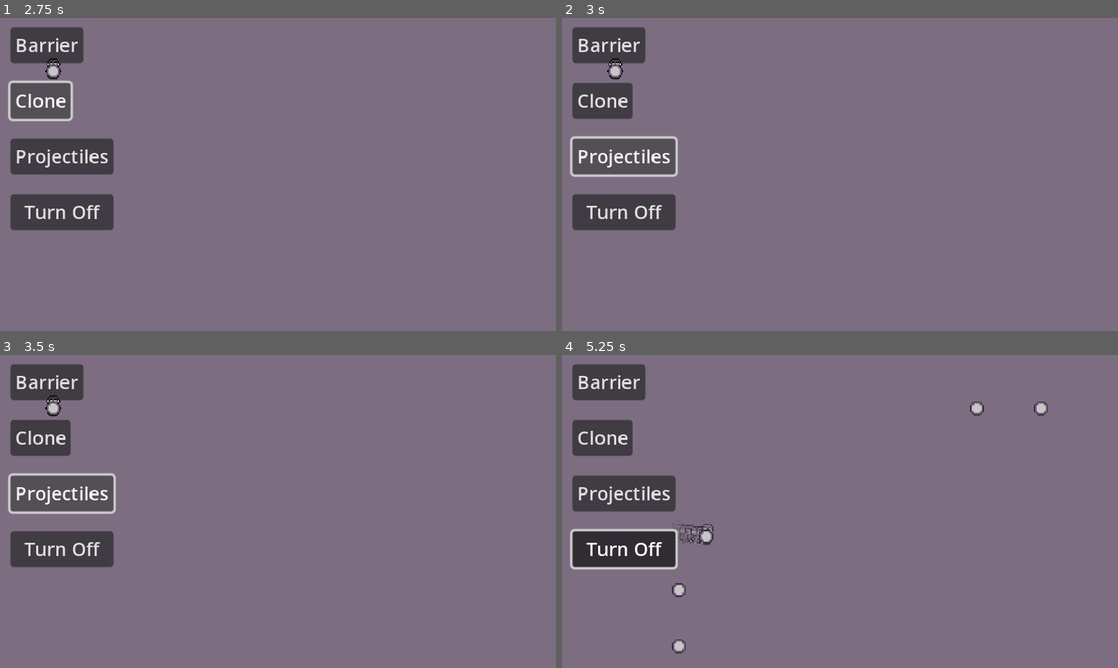
Above: before the commit, frames 1-4 (two rows, left to right).
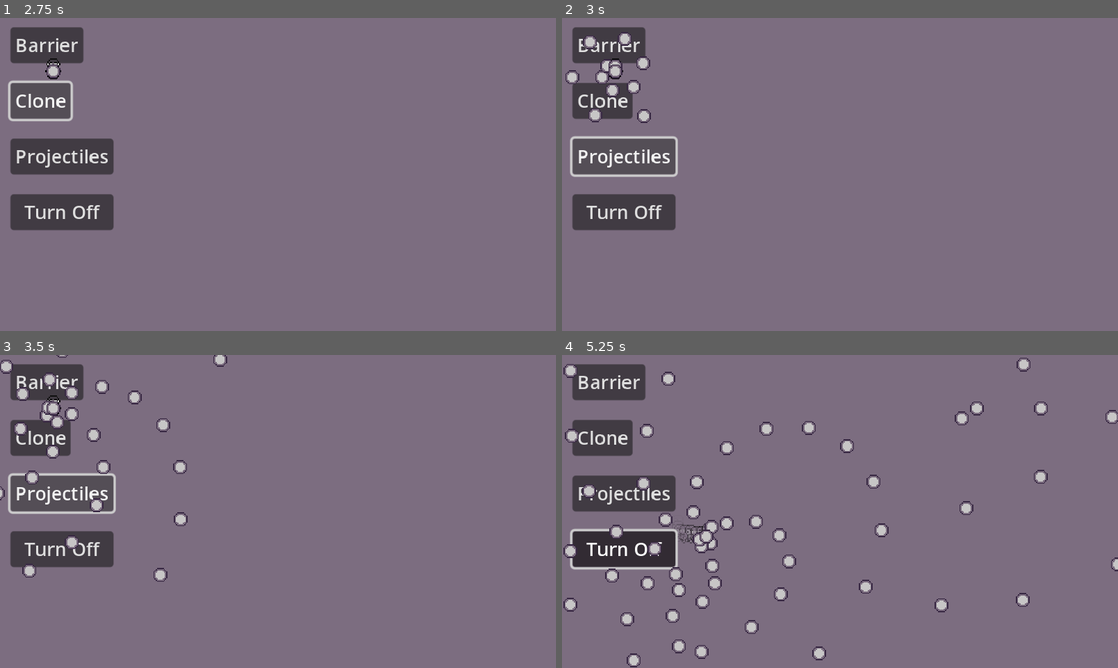
Above: after the commit, the same moments.

Repository: SantiagoBoscan07/Project-Cypher
Game: Godot game, scene res://Scenes/Menu/menu.tscn
The game is run twice, just before and just after one commit, with the same random seed, the same clock (stepped at 60 frames per second) and the same inputs.
Inputs (mouse positions are in pixels of both pictures, inside the frame that each line leads up to):
- Up to frame 1 (2.75 s): click "Play Game" at 0.5 s; click "Barrier" at 1.25 s; click "Clone" at 2 s
- Up to frame 2 (3 s): click "Projectiles" at 2.75 s
- Up to frame 3 (3.5 s): no input
- Up to frame 4 (5.25 s): tap Enter at 3.5 s; move the mouse to (962, 495) at 3.52 s; hold Right (moveRight) 3.53-4.28 s; hold Space (shoot) 3.53-4.28 s; click (962, 495) at 3.67 s; move the mouse to (728, 527) at 4.27 s; hold Down (moveDown) 4.28-5.03 s; tap Shift (dash) at 4.35 s; tap Space (shoot) at 4.55 s; move the mouse to (895, 442) at 5.02 s; hold Right (moveRight) from 5.03 s (still down); hold Space (shoot) from 5.03 s (still down); tap E (decipher) at 5.1 s

Frame 1 is identical in both runs. In frame 2, 0.7% of the frame differs, in the area x 0-16%, y 4-34%; in frame 3, 1.5%; in frame 4, 3.1%, in the area x 0-100%, y 0-100%.

Commit message:
BulletStorm From button
Bullet storm ability now works with the press of a button and is connected to the duration timer that makes it only run for 5 seconds

Diff:
--- a/project-cypher/Scenes/Player/player.tscn
+++ b/project-cypher/Scenes/Player/player.tscn
@@ -184,37 +184,43 @@
 var speed = 100
 var direction = Vector2.RIGHT
 @export var power_timer: Timer
+@export var durationTimer: Timer
 var canStorm: bool = true
 
 #func _physics_process(delta):
 	#position += direction * speed * delta
 
-func _read():
-	Signals.connect(\"startStorm\", start_storm)
+func _ready():
+	Signals.connect(\"startStorm\", timer)
 
 #func _physics_process(delta):
 #	if Input.is_action_pressed(\"shoot\") and canStorm:
-#		bullet_timer.start()
-#		canStorm = false
-#		while (bullet_timer.time_left > 0):
-#			start_storm(theta)
+#		start_storm(theta)
 
 func get_vector(angle):
 	theta = angle + alpha
 	return Vector2(cos(theta), sin(theta))
 
+
+
 func start_storm(angle):
-	power_timer.start()
 	var bullethell = bullethell.instantiate()
 	bullethell.position = bulletspawner.global_position
 	bullethell.direction = get_vector(angle)
 	get_tree().current_scene.call_deferred(\"add_child\", bullethell)
 
-func _on_shooting_timer_timeout() -> void:
-	canStorm = true
-
 func _on_bullet_storm_duration_timeout():
-	pass
+	power_timer.stop()
+
+
+func timer():
+	power_timer.start()
+	durationTimer.start()
+	start_storm(theta)
+
+
+func _on_bullet_storm_cooldown_timeout():
+	start_storm(theta)
 "
 
 [sub_resource type="RectangleShape2D" id="RectangleShape2D_f515h"]
@@ -344,12 +350,14 @@
 [node name="Barrier" type="Node2D" parent="Components/Power-Ups"]
 position = Vector2(14, 14)
 
-[node name="ProjectileSpawner" type="Area2D" parent="Components/Power-Ups" node_paths=PackedStringArray("bulletspawner")]
+[node name="ProjectileSpawner" type="Area2D" parent="Components/Power-Ups" node_paths=PackedStringArray("bulletspawner", "power_timer", "durationTimer")]
 position = Vector2(28, 28)
 script = SubResource("GDScript_owp3k")
 bullethell = ExtResource("2_jk383")
 alpha = 1.0
 bulletspawner = NodePath("../../../Body/Markers/ShootingPosition")
+power_timer = NodePath("../../../Timer/BulletStormCooldown")
+durationTimer = NodePath("../../../Timer/BulletStormDuration")
 
 [node name="projectile" type="Sprite2D" parent="Components/Power-Ups/ProjectileSpawner"]
 position = Vector2(-14, -14)
@@ -384,8 +392,12 @@
 wait_time = 0.05
 autostart = true
 
+[node name="BulletStormCooldown" type="Timer" parent="Timer"]
+wait_time = 0.01
+
 [node name="BulletStormDuration" type="Timer" parent="Timer"]
 wait_time = 5.0
+one_shot = true
 
 [node name="Debug" type="Control" parent="."]
 visible = false
@@ -409,4 +421,5 @@
 [connection signal="timeout" from="Timer/DashCooldown" to="Components/Moveset/Dash" method="_on_dash_cooldown_timeout"]
 [connection signal="timeout" from="Timer/DashDuration" to="Components/Moveset/Dash" method="_on_dash_duration_timeout"]
 [connection signal="timeout" from="Timer/ProjectileSpeed" to="." method="_on_projectile_speed_timeout"]
-[connection signal="timeout" from="Timer/BulletStormDuration" to="Components/Power-Ups/ProjectileSpawner" method="_on_prject_t_ile_duration_timeout"]
+[connection signal="timeout" from="Timer/BulletStormCooldown" to="Components/Power-Ups/ProjectileSpawner" method="_on_bullet_storm_cooldown_timeout"]
+[connection signal="timeout" from="Timer/BulletStormDuration" to="Components/Power-Ups/ProjectileSpawner" method="_on_bullet_storm_duration_timeout"]
